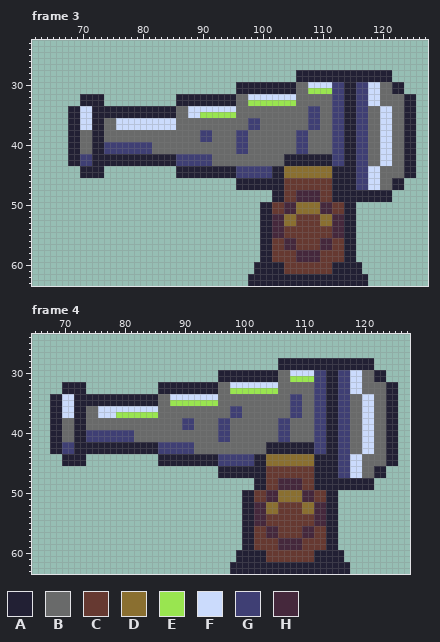
Two states of a pixel-art file, aseprite/cannon-animation.aseprite. That is the earlier state.
128x64 pixels, 7 frames. Shown: frame 3: x 62..127, y 23..63; frame 4: x 65..127, y 24..63. The old version is drawn lined up with the new one. The commit also changed other frames, which this record leaves out.
Palette (. is transparent): A #222034  B #696a6a  C #663931  D #8a6f30  E #99e550  F #cbdbfc  G #3f3f74  H #45283c
Pixels before, frame 3 (only the part around the change), first column x 64:
23 ................................................................
24 ................................................................
25 ................................................................
26 ................................................................
27 ................................................................
28 ..........................................AAAAAAAAAAAAAAAA......
29 ..........................................AAAAAAAAAAAAAAAA......
30 ................................AAAAAAAAAABBFFFFGGAAGGFFBBAA....
31 ................................AAAAAAAAAABBEEEEGGAAGGFFBBAA....
32 ......AAAA............AAAAAAAAAABBFFFFFFFFBBBBBBGGAAGGFFBBBBAA..
33 ......AAAA............AAAAAAAAAABBEEEEEEEEBBBBBBGGAAGGFFBBBBAA..
34 ....AAFFAAAAAAAAAAAAAABBFFFFFFFFBBBBBBBBBBBBGGBBGGAAGGBBFFBBAA..
35 ....AAFFAAAAAAAAAAAAAABBFFEEEEEEBBBBBBBBBBBBGGBBGGAAGGBBFFBBAA..
36 ....AAFFAABBFFFFFFFFFFBBBBBBBBBBBBGGBBBBBBBBGGBBGGAAGGBBFFBBAA..
37 ....AAFFAABBFFFFFFFFFFBBBBBBBBBBBBGGBBBBBBBBGGBBGGAAGGBBFFBBAA..
38 ....AABBAABBBBBBBBBBBBBBBBGGBBBBGGBBBBBBBBGGBBBBGGAAGGBBFFBBAA..
39 ....AABBAABBBBBBBBBBBBBBBBGGBBBBGGBBBBBBBBGGBBBBGGAAGGBBFFBBAA..
40 ....AABBAAGGGGGGGGBBBBBBBBBBBBBBGGBBBBBBBBGGBBBBGGAAGGBBFFBBAA..
41 ....AABBAAGGGGGGGGBBBBBBBBBBBBBBGGBBBBBBBBGGBBBBGGAAGGBBFFBBAA..
42 ....AAGGAAAAAAAAAAAAAAGGGGGGBBBBBBBBBBBBAAAAAAAAGGAAGGBBFFBBAA..
43 ....AAGGAAAAAAAAAAAAAAGGGGGGBBBBBBBBBBBBAAAAAAAAGGAAGGBBFFBBAA..
44 ......AAAA............AAAAAAAAAAGGGGGGAADDDDDDDDAAAAGGFFBBBBAA..
45 ......AAAA............AAAAAAAAAAGGGGGGAADDDDDDDDAAAAGGFFBBBBAA..
46 ................................AAAAAAAACCCCCCCCAAAAGGFFBBAA....
47 ................................AAAAAAAACCCCCCCCAAAAGGFFBBAA....
48 ......................................AACCHHHHCCAAAAAAAAAA......
49 ......................................AACCHHHHCCAAAAAAAAAA......
50 ....................................AACCHHDDDDHHCCAA............
51 ....................................AACCHHDDDDHHCCAA............
52 ....................................AAHHDDCCCCDDHHAA............
53 ....................................AAHHDDCCCCDDHHAA............
54 ....................................AAHHCCCCCCCCHHAA............
55 ....................................AAHHCCCCCCCCHHAA............
56 ....................................AACCHHCCCCHHCCAA............
57 ....................................AACCHHCCCCHHCCAA............
58 ....................................AACCCCHHHHCCCCAA............
59 ....................................AACCCCHHHHCCCCAA............
60 ...................................AAAAACCCCCCCCAAAAA...........
61 ...................................AAAAACCCCCCCCAAAAA...........
62 ..................................AAAAAAAAAAAAAAAAAAAA..........
63 ..................................AAAAAAAAAAAAAAAAAAAA..........
Pixels before, frame 4 (only the part around the change), first column x 65:
24 ...............................................................
25 ...............................................................
26 ...............................................................
27 ...............................................................
28 .........................................AAAAAAAAAAAAAAAA......
29 .........................................AAAAAAAAAAAAAAAA......
30 ...............................AAAAAAAAAABBFFFFGGAAGGFFBBAA....
31 ...............................AAAAAAAAAABBEEEEGGAAGGFFBBAA....
32 .....AAAA............AAAAAAAAAABBFFFFFFFFBBBBBBGGAAGGFFBBBBAA..
33 .....AAAA............AAAAAAAAAABBEEEEEEEEBBBBBBGGAAGGFFBBBBAA..
34 ...AAFFAAAAAAAAAAAAAABBFFFFFFFFBBBBBBBBBBBBGGBBGGAAGGBBFFBBAA..
35 ...AAFFAAAAAAAAAAAAAABBEEEEEEEEBBBBBBBBBBBBGGBBGGAAGGBBFFBBAA..
36 ...AAFFAABBFFFFFFFFFFBBBBBBBBBBBBGGBBBBBBBBGGBBGGAAGGBBFFBBAA..
37 ...AAFFAABBFFFEEEEEEEBBBBBBBBBBBBGGBBBBBBBBGGBBGGAAGGBBFFBBAA..
38 ...AABBAABBBBBBBBBBBBBBBBGGBBBBGGBBBBBBBBGGBBBBGGAAGGBBFFBBAA..
39 ...AABBAABBBBBBBBBBBBBBBBGGBBBBGGBBBBBBBBGGBBBBGGAAGGBBFFBBAA..
40 ...AABBAAGGGGGGGGBBBBBBBBBBBBBBGGBBBBBBBBGGBBBBGGAAGGBBFFBBAA..
41 ...AABBAAGGGGGGGGBBBBBBBBBBBBBBGGBBBBBBBBGGBBBBGGAAGGBBFFBBAA..
42 ...AAGGAAAAAAAAAAAAAAGGGGGGBBBBBBBBBBBBAAAAAAAAGGAAGGBBFFBBAA..
43 ...AAGGAAAAAAAAAAAAAAGGGGGGBBBBBBBBBBBBAAAAAAAAGGAAGGBBFFBBAA..
44 .....AAAA............AAAAAAAAAAGGGGGGAADDDDDDDDAAAAGGFFBBBBAA..
45 .....AAAA............AAAAAAAAAAGGGGGGAADDDDDDDDAAAAGGFFBBBBAA..
46 ...............................AAAAAAAACCCCCCCCAAAAGGFFBBAA....
47 ...............................AAAAAAAACCCCCCCCAAAAGGFFBBAA....
48 .....................................AACCHHHHCCAAAAAAAAAA......
49 .....................................AACCHHHHCCAAAAAAAAAA......
50 ...................................AACCHHDDDDHHCCAA............
51 ...................................AACCHHDDDDHHCCAA............
52 ...................................AAHHDDCCCCDDHHAA............
53 ...................................AAHHDDCCCCDDHHAA............
54 ...................................AAHHCCCCCCCCHHAA............
55 ...................................AAHHCCCCCCCCHHAA............
56 ...................................AACCHHCCCCHHCCAA............
57 ...................................AACCHHCCCCHHCCAA............
58 ...................................AACCCCHHHHCCCCAA............
59 ...................................AACCCCHHHHCCCCAA............
60 ..................................AAAAACCCCCCCCAAAAA...........
61 ..................................AAAAACCCCCCCCAAAAA...........
62 .................................AAAAAAAAAAAAAAAAAAAA..........
63 .................................AAAAAAAAAAAAAAAAAAAA..........
Now the later version:
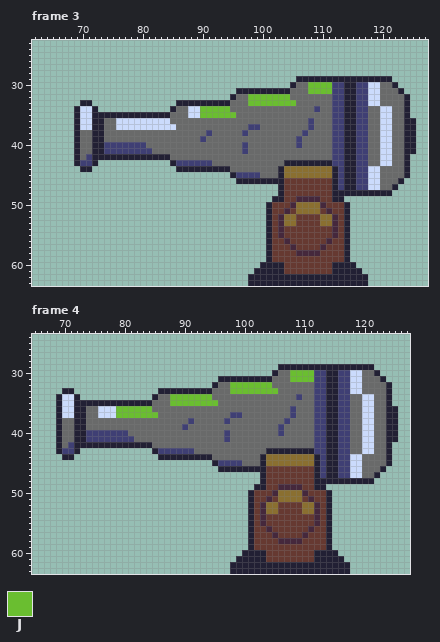
Colours new in this view: J #6abe30
Edits made:
whole drawing moved by +7,+0 (the old picture is shown already moved)
Changed rows in their new state; - is an unchanged pixel.
Frame 3:
first column x 68:
28 --------------------------------------................----
30 ----------------------------.........---JJJJ-----------.--
31 -------------------------------------B--JJJJ----------B---
32 --....------------.........---JJJJJJJB-------------------.
33 ----..---------------------B--JJJJJJJJ-------------------.
34 .----............-----JJJJJB------------B----------------.
35 .----------------B----JJJJJJ------------BB---------------.
36 .----------------B------------BB---------B----------------
37 .----------------------------------------B----------------
38 .---------------------B-----B---------B-------------------
39 .----------------------B----BB---------B------------------
40 .------------B--------------B----------B------------------
41 .---------------------------B---------BB------------------
42 .-B--------------BBBBBBB------------BBBBBBBB-------------.
43 .----............----------------------------------------.
44 ----..---------------------BBBBBBBB----------G-----------.
45 --....------------.........-----BBB----------G-----------.
46 ---------------------------------------------G--------B---
47 ----------------------------.......----------G---------.--
48 ----------------------------------.---CCCC----------------
49 ----------------------------------------------........----
50 --------------------------------.---C------C---.----------
51 --------------------------------.----C----C----.----------
52 --------------------------------.-C----------C-.----------
53 --------------------------------.-C----------C-.----------
54 --------------------------------.-C----------C-.----------
55 --------------------------------.-C----------C-.----------
56 --------------------------------.----C----C----.----------
57 --------------------------------.---C------C---.----------
58 --------------------------------.--------------.----------
59 --------------------------------.-----CCCC-----.----------
60 -------------------------------.----------------.---------
Frame 4:
first column x 68:
28 --------------------------------------................----
30 ----------------------------.........---JJJJ-----------.--
31 -------------------------------------B--JJJJ----------B---
32 --....------------.........---JJJJJJJB-------------------.
33 ----..---------------------B--JJJJJJJJ-------------------.
34 .----............---JJJJJJJB------------B----------------.
35 .----------------B--JJJJJJJJ------------BB---------------.
36 .----------JJJJJJB------------BB---------B----------------
37 .----------JJJJJJJ-----------------------B----------------
38 .---------------------B-----B---------B-------------------
39 .----------------------B----BB---------B------------------
40 .------------B--------------B----------B------------------
41 .---------------------------B---------BB------------------
42 .-B--------------BBBBBBB------------BBBBBBBB-------------.
43 .----............----------------------------------------.
44 ----..---------------------BBBBBBBB----------G-----------.
45 --....------------.........-----BBB----------G-----------.
46 ---------------------------------------------G--------B---
47 ----------------------------.......----------G---------.--
48 ----------------------------------.---CCCC----------------
49 ----------------------------------------------........----
50 --------------------------------.---C------C---.----------
51 --------------------------------.----C----C----.----------
52 --------------------------------.-C----------C-.----------
53 --------------------------------.-C----------C-.----------
54 --------------------------------.-C----------C-.----------
55 --------------------------------.-C----------C-.----------
56 --------------------------------.----C----C----.----------
57 --------------------------------.---C------C---.----------
58 --------------------------------.--------------.----------
59 --------------------------------.-----CCCC-----.----------
60 -------------------------------.----------------.---------
Changed places in both pictures, as pixel boxes (x1, y1, x2, y2):
changed: (68, 70, 416, 268)
changed: (50, 358, 398, 556)
